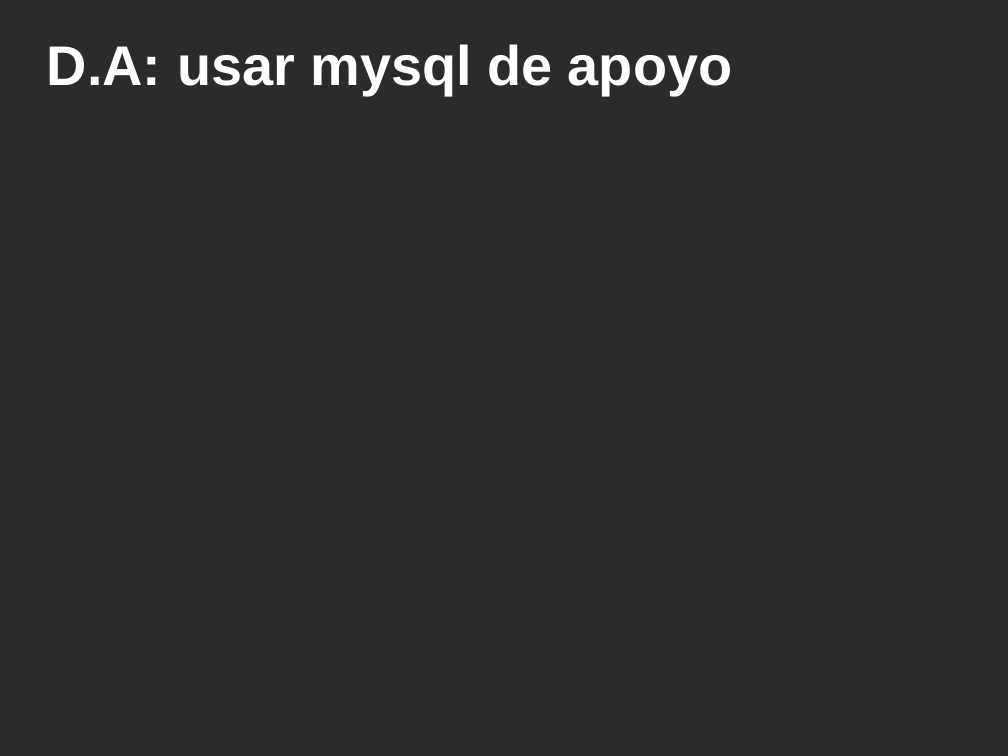
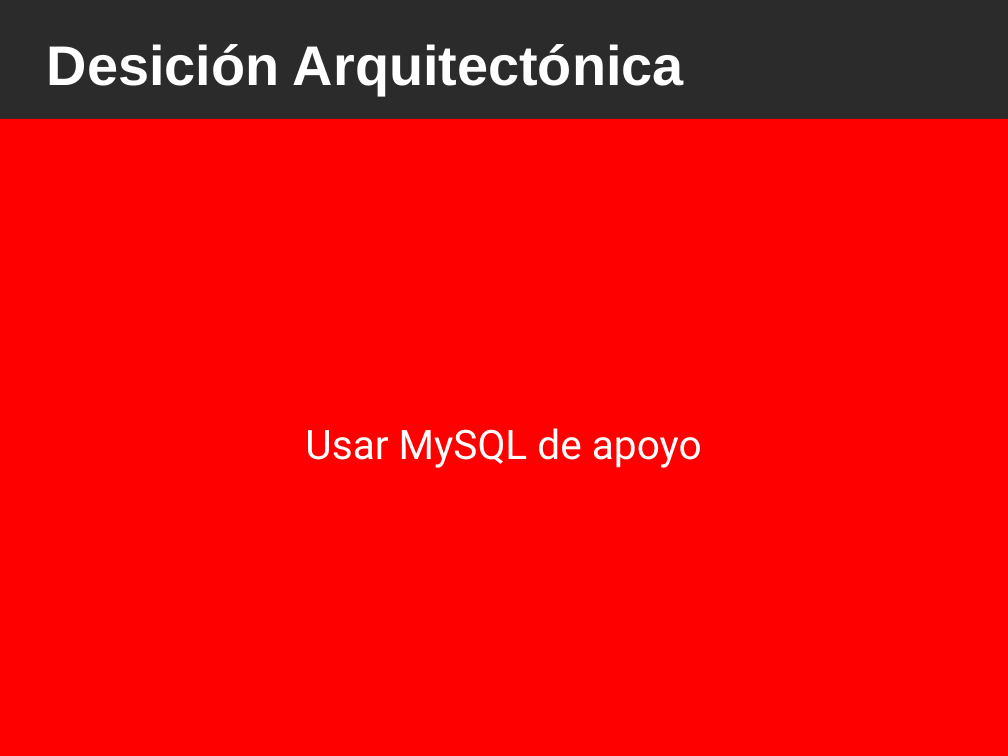
Before and after one commit to ervin45/proyectofinal, a slide deck: slide 15 of doc/material_para_la_catedra/presentacion_final/presentacion_final.odp (slide 14 before the commit). Drawn at 1008x756 pixels with LibreOffice and Linux fonts; fonts in the diff are those of the drawing; background and template pictures are left out; a plain dark background stands for a picture behind light text. Boxes give left, top, right and bottom in pixels: in the first picture for what was removed or moved away, otherwise in the second. Text is boxed around its words. In the diff, an @@ line names an element or a change of style, - is before the commit and + after.

```diff
--- a/doc/material_para_la_catedra/presentacion_final/presentacion_final.odp
+++ b/doc/material_para_la_catedra/presentacion_final/presentacion_final.odp
@@ title at <box>47,44,684,95</box>: text changed @@
-D.A: usar mysql de apoyo
+Desición Arquitectónica
@@ subtitle added at <box>0,119,1008,756</box>, fill #FF0000, 32 pt, text #FFFFFF @@
+Usar MySQL de apoyo
```
Also in this commit, not shown: 10 other slides changed, 3 slides added, 2 slides removed.
